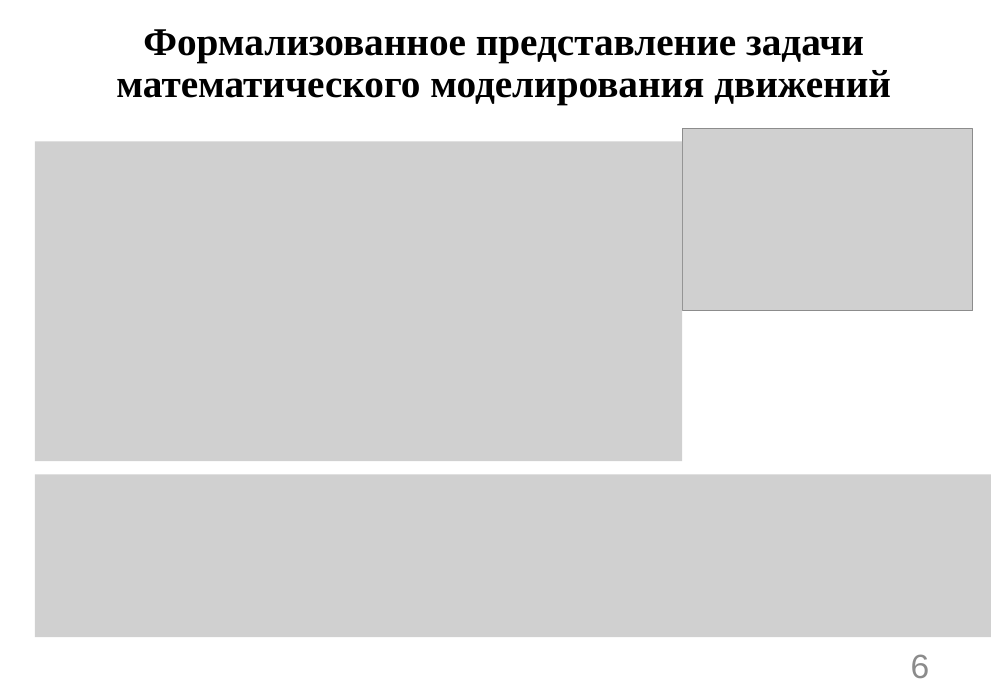
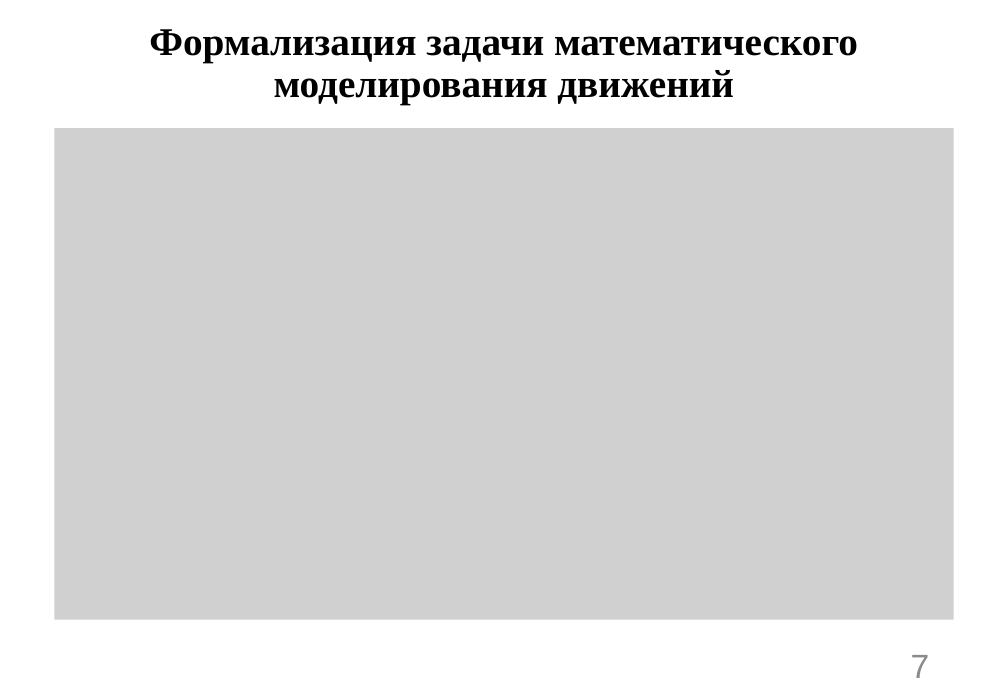
Before and after one commit to n7arti/MIET.Magistratura, a slide deck: slide 7 of Диссертация/Смотр 2 курс 2 семестр/Артамонова_презентация.pptx (slide 6 before the commit). Drawn at 1008x698 pixels with LibreOffice and Linux fonts; fonts in the diff are those of the drawing; grey boxes stand for pictures. Boxes give left, top, right and bottom in pixels: in the first picture for what was removed or moved away, otherwise in the second. Text is boxed around its words. In the diff, an @@ line names an element or a change of style, - is before the commit and + after.

```diff
--- a/Диссертация/Смотр 2 курс 2 семестр/Артамонова_презентация.pptx
+++ b/Диссертация/Смотр 2 курс 2 семестр/Артамонова_презентация.pptx
@@ title at (x1=149, y1=29, x2=858, y2=105): text changed @@
-Формализованное представление задачи математического моделирования движений
+Формализация задачи математического моделирования движений
@@ picture removed at (x1=35, y1=141, x2=683, y2=462) @@
@@ picture added at (x1=54, y1=128, x2=953, y2=620) @@
@@ picture removed at (x1=682, y1=129, x2=973, y2=312) @@
@@ picture removed at (x1=35, y1=475, x2=991, y2=638) @@
@@ page number at (x1=911, y1=655, x2=930, y2=678): text changed @@
-6
+7
```
Also in this commit, not shown: 6 other slides changed, 8 slides added, 7 other files.
